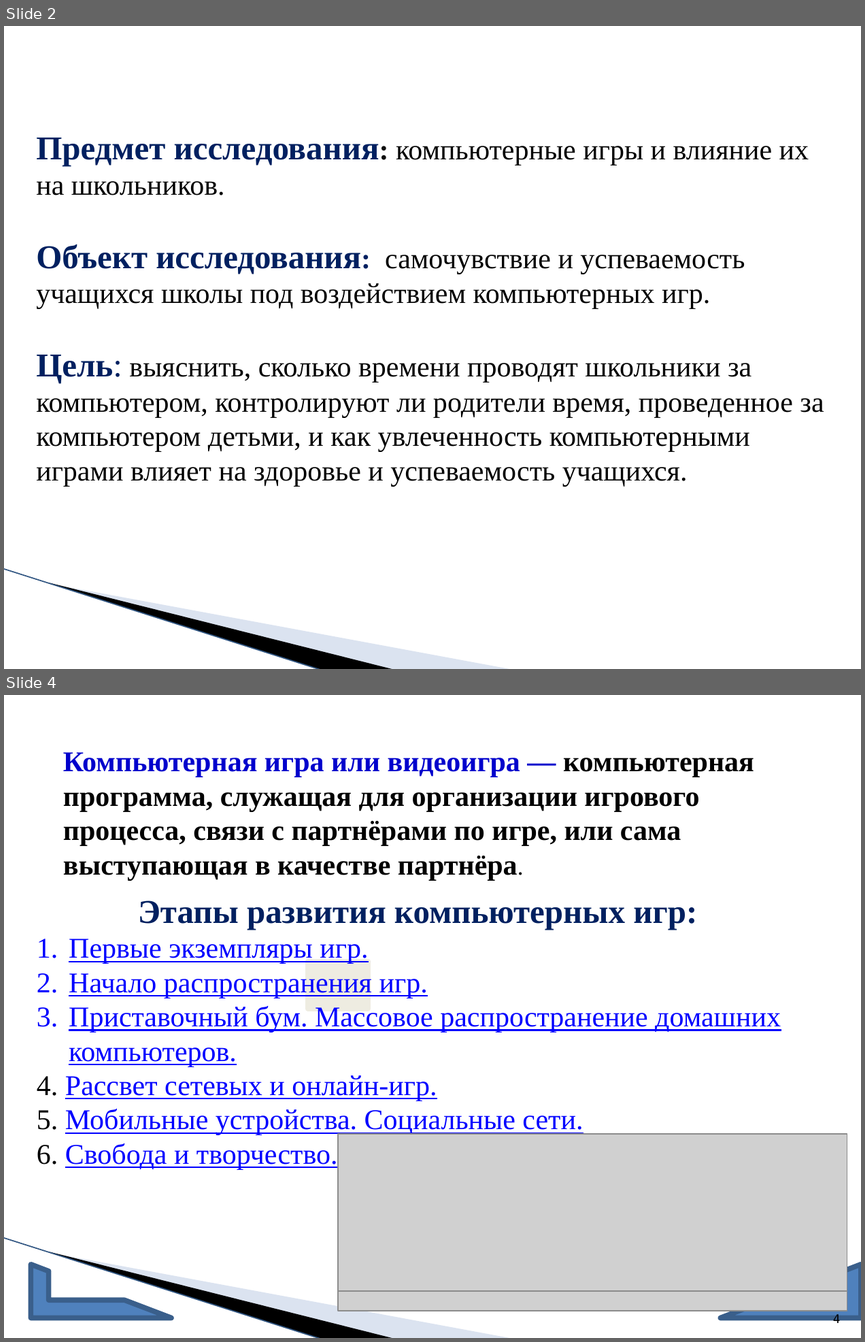
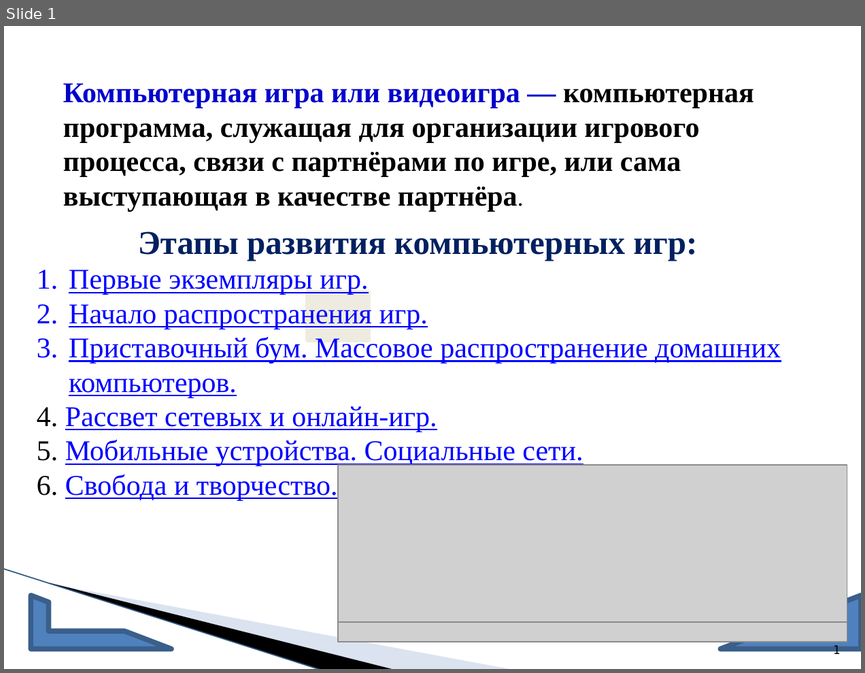
Before and after one commit to AlexanderSokolov69/PyGame_6_7_class, a slide deck: 01. Знакомство/prezentatsiya_igry1.pptx. Shown one above the other, each under a label of ours: slides 2 and 4 before the commit, slide 1 after it; the slides between them are not shown. The pictures are 865x1342 and 865x673 pixels, drawn with LibreOffice and Linux fonts; fonts in the diff are those of the drawing; grey boxes stand for pictures; background and template pictures are left out. Boxes give left, top, right and bottom in pixels: in the first picture for what was removed or moved away, otherwise in the second. Text is boxed around its words. In the diff, an @@ line names an element or a change of style, - is before the commit and + after.

```diff
--- a/01. Знакомство/prezentatsiya_igry1.pptx
+++ b/01. Знакомство/prezentatsiya_igry1.pptx
@@ slide 2 removed at bbox=[4, 26, 861, 669], background picture (left out); not listed: 3 template elements that a slide beside it also shows @@
@@ text removed at bbox=[36, 138, 823, 486] @@
-Предмет исследования: компьютерные игры и влияние их на школьников.
-Объект исследования: самочувствие и успеваемость учащихся школы под воздействием компьютерных игр.
-Цель: выяснить, сколько времени проводят школьники за компьютером, контролируют ли родители время, проведенное за компьютером детьми, и как увлеченность компьютерными играми влияет на здоровье и успеваемость учащихся.
@@ what was slide 4 is now slide 1 @@
@@ page number at bbox=[833, 644, 840, 656]: text changed @@
-4
+1
```
Also in this commit, not shown: 14 other slides removed.
